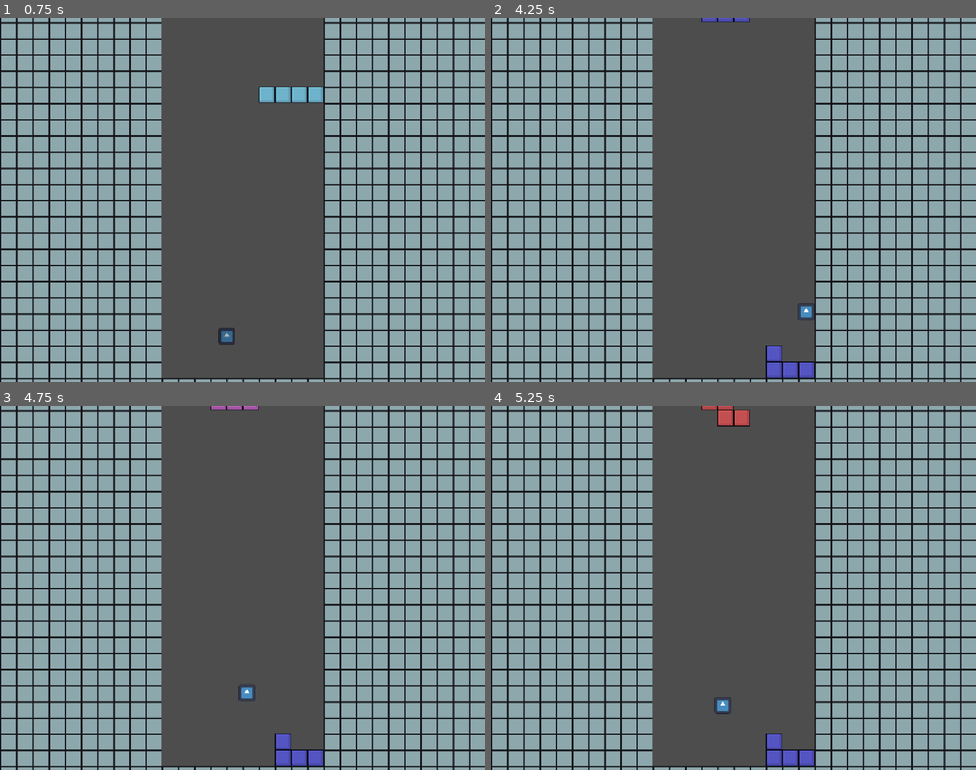
Above: before the commit, frames 1-4 (two rows, left to right).
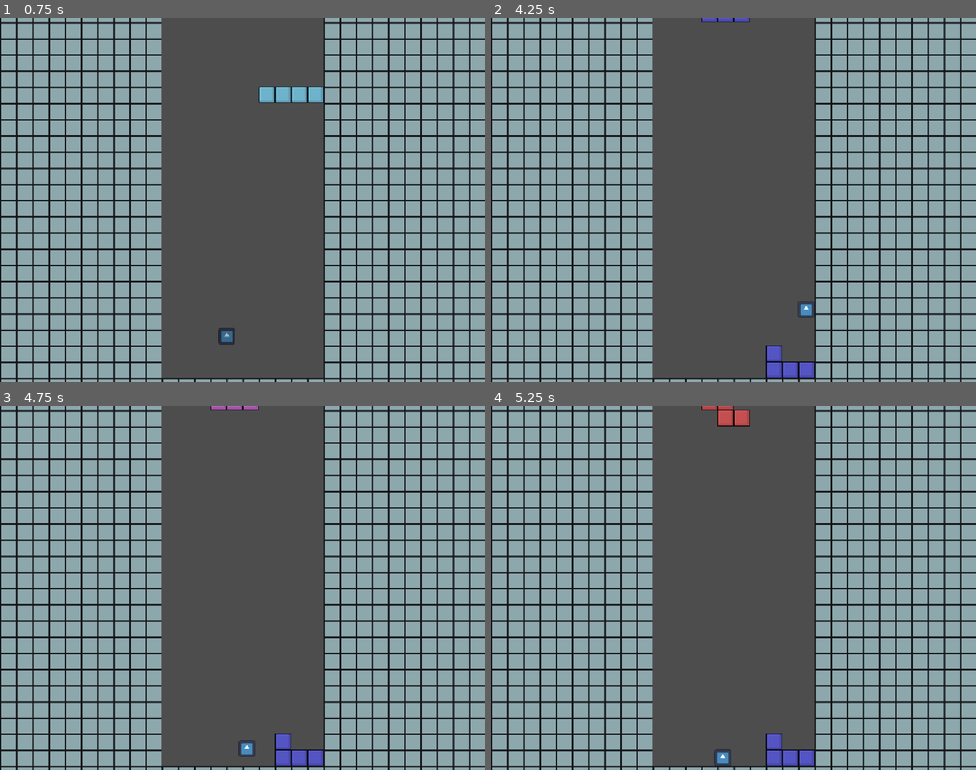
Above: after the commit, the same moments.

Repository: Lochi-dot-JPEG/twistris
Game: Godot game, scene res://locations/main.tscn
The game is run twice, just before and just after one commit, with the same random seed, the same clock (stepped at 60 frames per second) and the same inputs. The engine's default icon, where the game draws it, is replaced by a stand-in: a white triangle on a blue panel in a dark square.
Inputs:
- Up to frame 1 (0.75 s): hold D (right) from 0.53 s (still down); hold S (softdrop) from 0.53 s (still down)
- Up to frame 2 (4.25 s): tap W (jump) at 0.77, 1.52, 3.02, 3.77 s; release S (softdrop) at 1.28 s; tap Z (switch) at 1.35 s; release D (right) at 2.03 s; hold A (left) 2.03-2.78 s; hold 1 2.03-2.78 s; hold D (right) from 2.78 s (still down); tap 2 at 2.85 s; hold 3 from 3.53 s (still down)
- Up to frame 3 (4.75 s): release D (right) at 4.28 s; release 3 at 4.28 s; hold A (left) from 4.28 s (still down); tap 4 at 4.35 s; tap W (jump) at 4.52 s
- Up to frame 4 (5.25 s): release A (left) at 5.03 s; hold D (right) from 5.03 s (still down); hold 5 from 5.03 s (still down)

Frame 1 is identical in both runs. In frame 2, less than 0.1% of the frame differs, in the area x 63-67%, y 77-83%; in frame 3, 0.2%; in frame 4, 0.2%, in the area x 46-50%, y 80-99%.

Commit message:
feat: crushing player, lives, respawning

Diff:
--- a/entities/kid/kid.gd
+++ b/entities/kid/kid.gd
@@ -3,6 +3,8 @@
 
 const SPEED = 300.0
 const JUMP_VELOCITY = -400.0
+
+@onready var crush_area : Area2D= %CrushArea
 
 var _active = false
 var active:
@@ -15,8 +17,16 @@
 		else:
 			modulate = Color.GRAY
 
+signal crushed
+
+func _ready() -> void:
+	crush_area.body_entered.connect(_crush)
+
+func _crush(body) -> void:
+	if body != self:
+		crushed.emit()
+
 func _physics_process(delta: float) -> void:
-
 	if not is_on_floor():
 		velocity += get_gravity() * delta
 
--- a/entities/kid/kid.tscn
+++ b/entities/kid/kid.tscn
@@ -17,8 +17,12 @@
 [sub_resource type="RectangleShape2D" id="RectangleShape2D_4s02n"]
 size = Vector2(32, 32)
 
+[sub_resource type="RectangleShape2D" id="RectangleShape2D_ads0q"]
+
 [node name="Kid" type="CharacterBody2D" unique_id=1477223593]
 collision_mask = 2
+floor_stop_on_slope = false
+platform_on_leave = 2
 script = ExtResource("1_2g5ci")
 
 [node name="AnimatedSprite2D" type="AnimatedSprite2D" parent="." unique_id=656964634]
@@ -27,3 +31,11 @@
 
 [node name="CollisionShape2D" type="CollisionShape2D" parent="." unique_id=1936019742]
 shape = SubResource("RectangleShape2D_4s02n")
+
+[node name="CrushArea" type="Area2D" parent="." unique_id=1669279599]
+unique_name_in_owner = true
+collision_layer = 0
+collision_mask = 6
+
+[node name="CollisionShape2D" type="CollisionShape2D" parent="CrushArea" unique_id=1438946669]
+shape = SubResource("RectangleShape2D_ads0q")
--- a/entities/tetromino/tetromino.gd
+++ b/entities/tetromino/tetromino.gd
@@ -178,12 +178,10 @@
 	query.collide_with_bodies = true
 	for i in blocks:
 		query.position = i.global_position + dir*32 + Vector2(10,10)
-		print(query.position)
 
 		var col = get_world_2d().direct_space_state.intersect_point(query, 1)
 
 		if col.size() != 0:
-			print(col[0]["collider"])
 			return false
 	return true
 
@@ -261,10 +259,8 @@
 	# Check each kick position if free
 	for kick in kicks:
 		can_move = _can_move_direction(kick)
-		print(kick)
 		if can_move:
 			position += kick * 32
-			print("kicked " + str(kick))
 			break
 
 	# If nothing is possible, unrotate
--- a/locations/board/board.gd
+++ b/locations/board/board.gd
@@ -1,23 +1,49 @@
 extends Node
 
+const STARTING_LIVES = 2
+
+@export var player : CharacterBody2D
+
+var tetromino : Node2D
+var start_time = 0
+var temporary_nodes : Array[Node] = []
+var lives = 2:
+	set(value):
+		lives = value
+		if lives < 0:
+			_fail()
+
 @onready var tetromino_node = load("res://entities/tetromino/tetromino.tscn")
-var tetromino : Node2D
-@export var player : CharacterBody2D
-var start_time = 0
 
 func _ready() -> void:
 	tetromino = tetromino_node.instantiate()
 	add_child(tetromino)
 	_start_game()
+	player.crushed.connect(_player_crushed)
 	pass
 
-func _start_game():
+func _player_crushed() -> void:
+	player.position = Vector2(0, -450)
+	lives -= 1
+	print(lives)
+
+
+func _fail() -> void:
+	_start_game()
+
+
+
+func _start_game() -> void:
+	lives = STARTING_LIVES
 	tetromino.position = Vector2(-16, -368)
 	tetromino.start_time = Time.get_ticks_msec()
 	tetromino.grounded.connect(_lock_tetromino)
 	tetromino._load_block(randi() % 7)
 	player.active = false
 	tetromino.active = true
+	for i in temporary_nodes:
+		i.queue_free()
+	temporary_nodes = []
 
 func _lock_tetromino():
 	for block in tetromino.blocks:
@@ -26,8 +52,10 @@
 		add_child(copy)
 		copy.collision_layer = 2
 		copy.global_position = pos
+		temporary_nodes.append(copy)
 	tetromino.position = Vector2(-16, -368)
 	tetromino._load_block(randi() % 7)
+	player.velocity.y = -100
 
 func _input(event: InputEvent) -> void:
 	if event.is_action_pressed("switch"):
